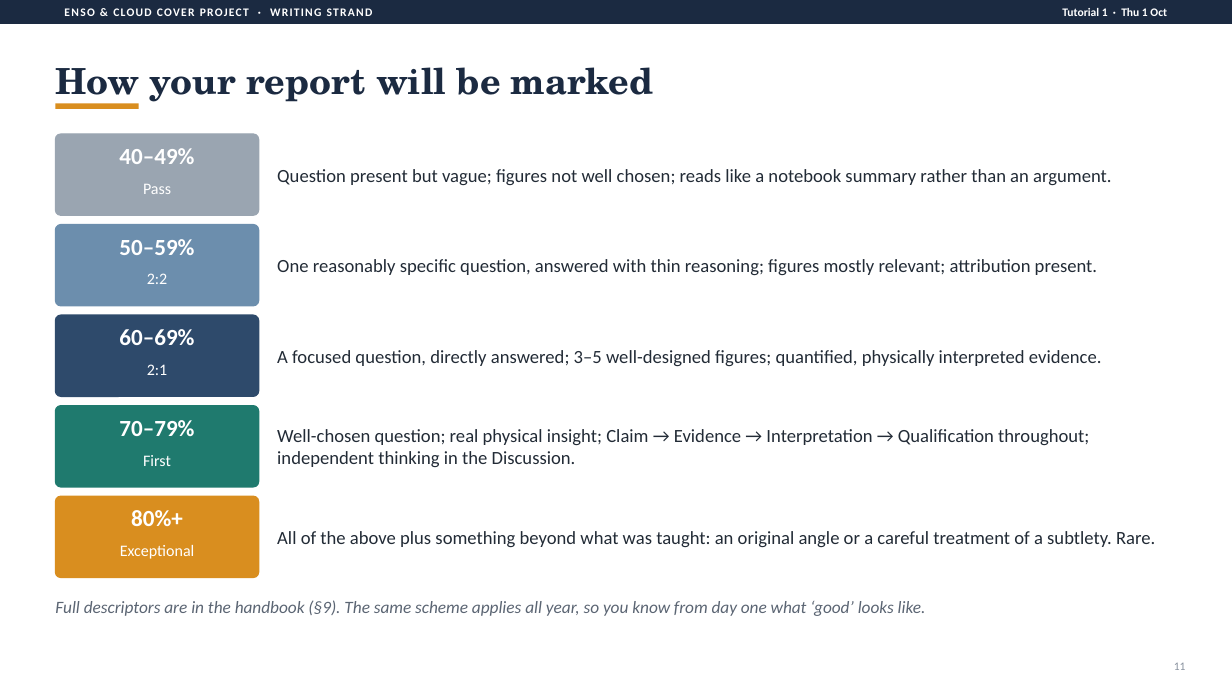
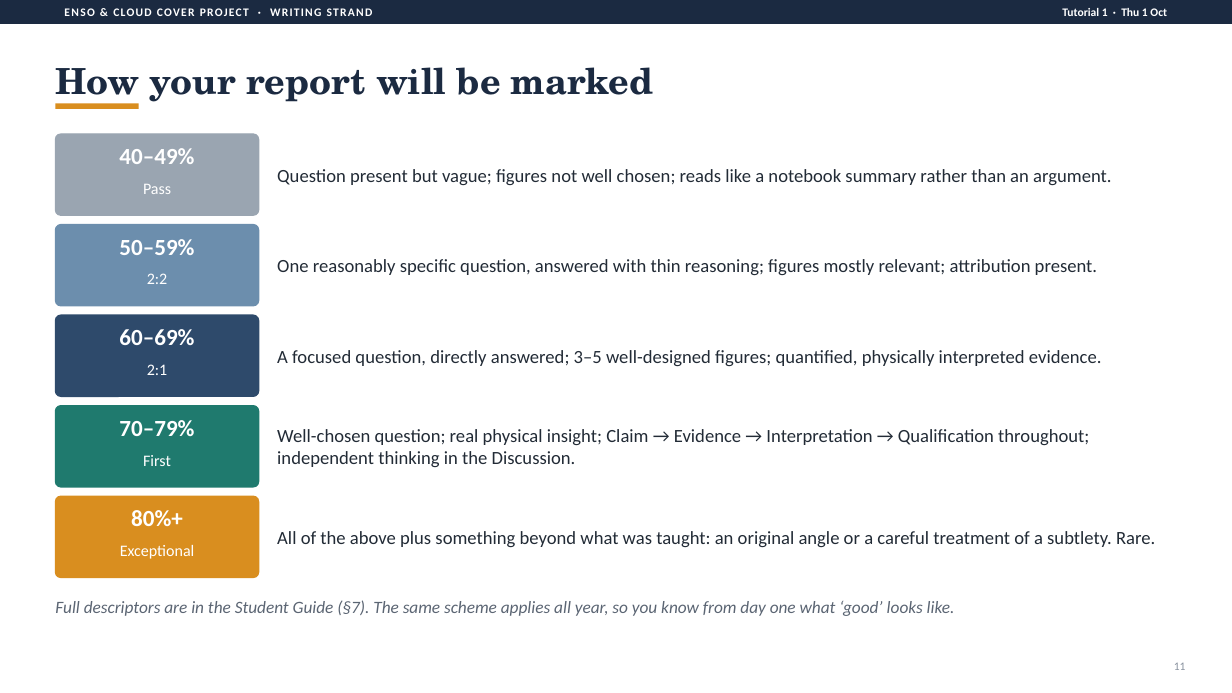
Before and after one commit to UoM-maul1609/tutorial-schedule-1, a slide deck: slide 11 of analyses-project/guidance/W1_Project_launch.pptx. Drawn at 1232x693 pixels with LibreOffice and Linux fonts; fonts in the diff are those of the drawing. Boxes give left, top, right and bottom in pixels: in the first picture for what was removed or moved away, otherwise in the second. Text is boxed around its words. In the diff, an @@ line names an element or a change of style, - is before the commit and + after.

```diff
--- a/analyses-project/guidance/W1_Project_launch.pptx
+++ b/analyses-project/guidance/W1_Project_launch.pptx
@@ text at box(55, 600, 955, 616): text changed @@
-Full descriptors are in the handbook (§9). The same scheme applies all year, so you know from day one what ‘good’ looks like.
+Full descriptors are in the Student Guide (§7). The same scheme applies all year, so you know from day one what ‘good’ looks like.
```
Also in this commit, not shown: 2 other slides changed, 19 other files.
